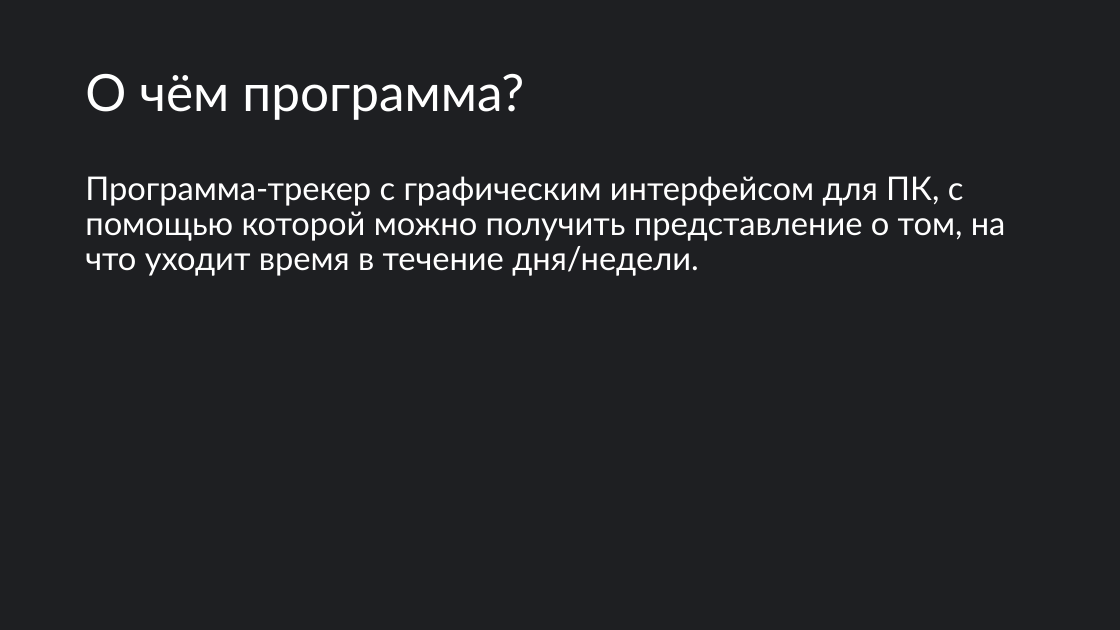
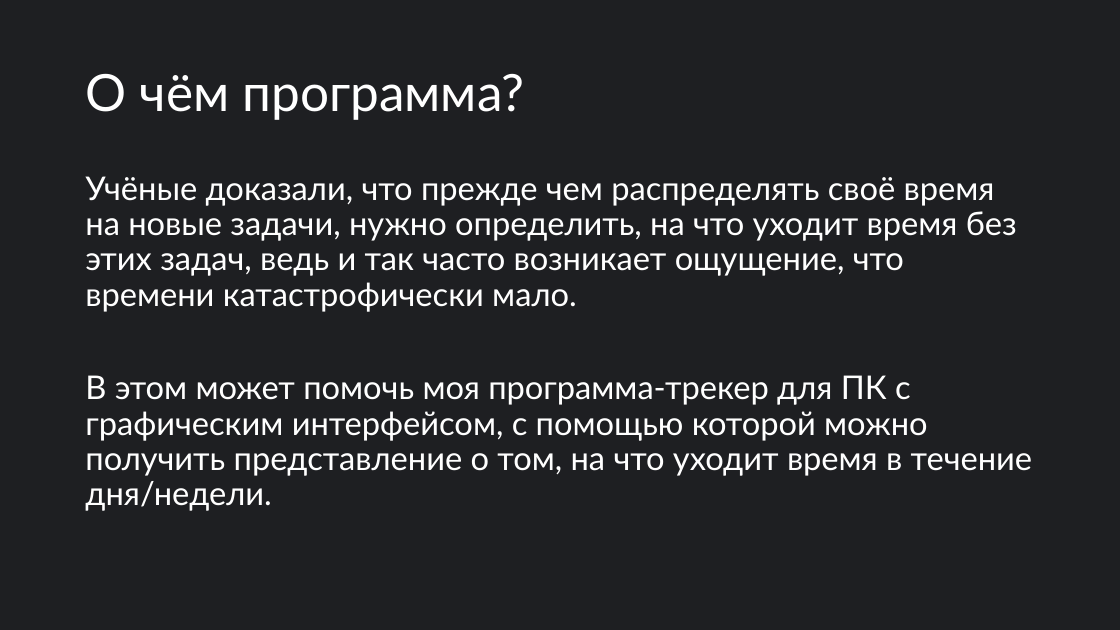
Before and after one commit to annakonda-com/CheckYourTime, a slide deck: slide 2 of Проект Check Your Time.pptx. Drawn at 1120x630 pixels with LibreOffice and Linux fonts; fonts in the diff are those of the drawing. Boxes give left, top, right and bottom in pixels: in the first picture for what was removed or moved away, otherwise in the second. Text is boxed around its words. In the diff, an @@ line names an element or a change of style, - is before the commit and + after.

```diff
--- a/Проект Check Your Time.pptx
+++ b/Проект Check Your Time.pptx
@@ text at box(85, 176, 1032, 511): text changed @@
-Программа-трекер с графическим интерфейсом для ПК, с помощью которой можно получить представление о том, на что уходит время в течение дня/недели.
+Учёные доказали, что прежде чем распределять своё время на новые задачи, нужно определить, на что уходит время без этих задач, ведь и так часто возникает ощущение, что времени катастрофически мало.
+В этом может помочь моя программа-трекер для ПК с графическим интерфейсом, с помощью которой можно получить представление о том, на что уходит время в течение дня/недели.
```
Also in this commit, not shown: 3 other slides changed, 3 slides added, 1 slide removed, 2 other files.
